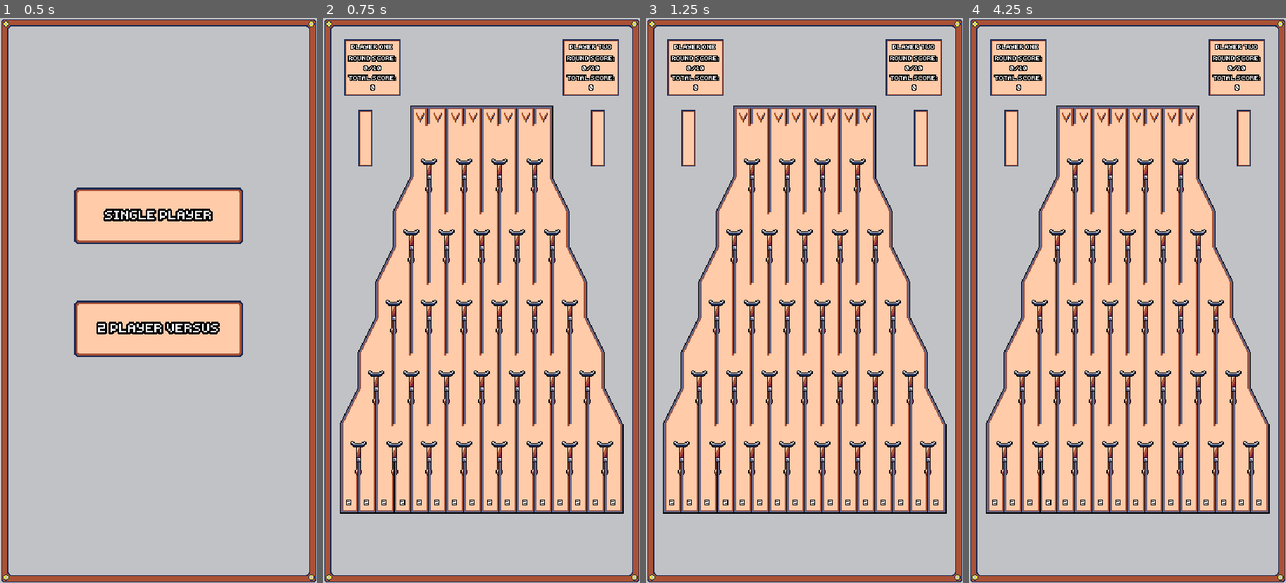
Above: before the commit, frames 1-4 (left to right).
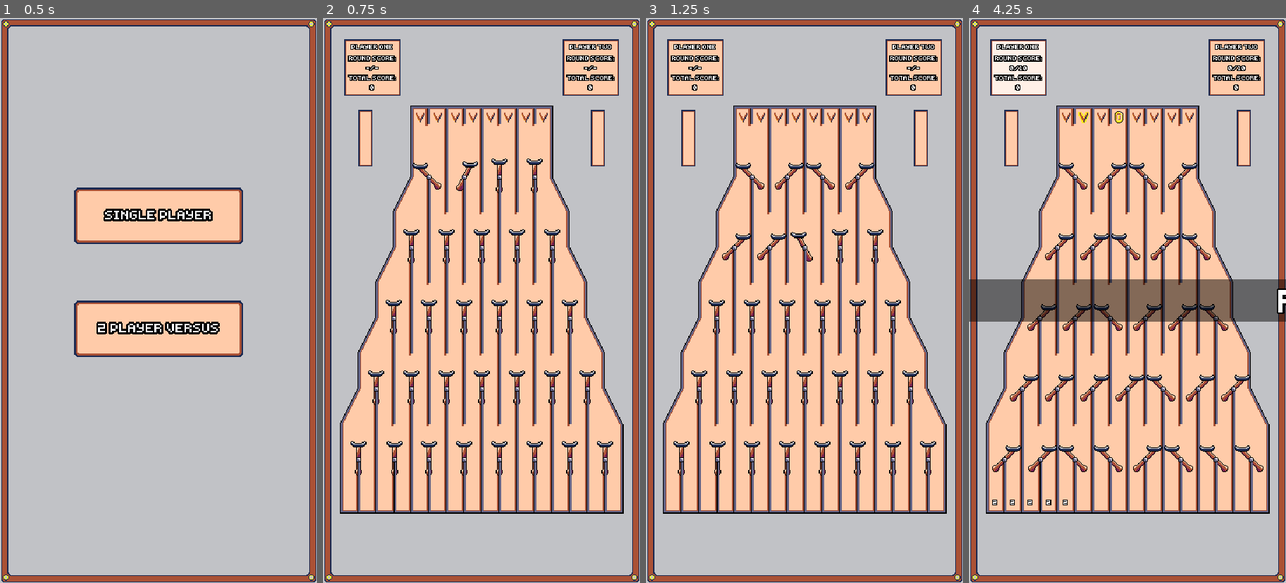
Above: after the commit, the same moments.

Repository: nico-bebop/Coin-Drop
Game: Godot game, scene res://menu/main_menu.tscn
Same seed, same stepped clock (60 frames per second), same inputs: the game is played once before the commit and once after it.
Inputs (mouse positions are in pixels of both pictures, inside the frame that each line leads up to):
- Up to frame 1 (0.5 s): no input
- Up to frame 2 (0.75 s): click "2 PLAYER VERSUS" at 0.5 s
- Up to frame 3 (1.25 s): no input
- Up to frame 4 (4.25 s): move the mouse to (1067, 119) at 1.27 s; click (1067, 119) at 1.35 s; move the mouse to (1083, 119) at 2.02 s; click (1083, 119) at 2.1 s; move the mouse to (1102, 119) at 2.77 s; click (1102, 119) at 2.85 s; move the mouse to (1117, 119) at 3.52 s; click (1117, 119) at 3.6 s

Frame 1 is identical in both runs. In frame 2, 0.7% of the frame differs, in the area x 7-93%, y 8-87%; in frame 3, 1.5%; in frame 4, 13%, in the area x 0-100%, y 4-87%.
Error before the commit: Invalid get index 'FLIP_TO_LEFT' (on base: 'Node (globals.gd)'). (res://board/moving_parts/switch.gd:15)

Commit message:
Points change animation + code reorganization

Diff:
--- a/board/board.gd
+++ b/board/board.gd
@@ -1,4 +1,6 @@
 extends Node2D
+
+const GameOver = preload("res://board/ui/game_over.tscn")
 
 signal board_ready
 
@@ -8,3 +10,10 @@
 		switch.set_random_position()
 		yield(switch.get("animation_player"), "animation_finished")
 	emit_signal("board_ready")
+
+
+func _on_TurnSystem_game_over(players):
+	var game_over = GameOver.instance()
+	add_child(game_over)
+	game_over.check_winner(players[0], players[1])
+	game_over.popup_centered()
--- a/board/board.tscn
+++ b/board/board.tscn
@@ -15,6 +15,7 @@
 [ext_resource path="res://assets/fonts/tinypixel.otf" type="DynamicFontData" id=13]
 [ext_resource path="res://board/ui/round_transition.gd" type="Script" id=14]
 [ext_resource path="res://board/moving_parts/coins.gd" type="Script" id=15]
+[ext_resource path="res://board/fixed_parts/bottom_slots.gd" type="Script" id=16]
 
 [sub_resource type="Animation" id=13]
 resource_name = "Highlight"
@@ -319,6 +320,7 @@
 
 [node name="BottomSlots" type="Node2D" parent="."]
 position = Vector2( 30, 547 )
+script = ExtResource( 16 )
 
 [node name="ScoreSlot1" parent="BottomSlots" instance=ExtResource( 6 )]
 scores = [ 2, 34, 9, 64 ]
@@ -434,9 +436,15 @@
 margin_right = 48.0
 
 [connection signal="board_ready" from="." to="Slots" method="_on_Board_board_ready"]
+[connection signal="board_ready" from="." to="BottomSlots" method="_on_Board_board_ready"]
 [connection signal="board_ready" from="." to="RoundTransition" method="_on_Board_board_ready"]
 [connection signal="board_ready" from="." to="TurnSystem" method="_on_Board_board_ready"]
+[connection signal="board_ready" from="." to="TurnSystem/Player1" method="_on_Board_board_ready"]
+[connection signal="board_ready" from="." to="TurnSystem/Player2" method="_on_Board_board_ready"]
 [connection signal="no_moving_coins" from="Coins" to="TurnSystem" method="_on_Coins_no_moving_coins"]
+[connection signal="game_over" from="TurnSystem" to="." method="_on_TurnSystem_game_over"]
+[connection signal="game_over" from="TurnSystem" to="Slots" method="_on_TurnSystem_game_over"]
+[connection signal="round_ended" from="TurnSystem" to="BottomSlots" method="_on_TurnSystem_round_ended"]
 [connection signal="round_ended" from="TurnSystem" to="RoundTransition" method="_on_TurnSystem_round_ended"]
 [connection signal="round_ended" from="TurnSystem" to="TurnSystem/Player1" method="_on_TurnSystem_round_ended"]
 [connection signal="round_ended" from="TurnSystem" to="TurnSystem/Player2" method="_on_TurnSystem_round_ended"]
--- /dev/null
+++ b/board/fixed_parts/bottom_slots.gd
@@ -0,0 +1,17 @@
+extends Node2D
+
+
+func _on_Board_board_ready():
+	update_slots_score(0)
+
+
+func _on_TurnSystem_round_ended(current_round):
+	update_slots_score(current_round)
+
+
+func update_slots_score(this_round):
+	if this_round < Globals.FINAL_ROUND:
+		for slot in get_children():
+			slot.set_score(slot.scores[this_round])
+			slot.get("animation_player").play("ScoreChange")
+			yield(slot.get("animation_player"), "animation_finished")
--- a/board/fixed_parts/score_slot.gd
+++ b/board/fixed_parts/score_slot.gd
@@ -1,11 +1,12 @@
 extends Area2D
 
-var slot_score = 0 setget set_score
 var current_player
 var current_round
+var slot_score = 0 setget set_score
 
 export(Array, int) var scores = [0, 0, 0, 0]
 
+onready var animation_player = $AnimationPlayer
 onready var label = $Label
 onready var coin_score_audio = $CoinScoreAudio
 onready var confetti_effect = $Confetti
@@ -22,11 +23,11 @@
 	set_score(scores[0])
 
 
-func _on_ScoreSlot_body_entered(body):
-	emit_signal("add_score", slot_score * body.get("multiplier"))
+func _on_ScoreSlot_body_entered(coin):
+	emit_signal("add_score", slot_score * coin.get("multiplier"))
 	coin_score_audio.play()
 	confetti_effect.emitting = true
-	body.queue_free()
+	coin.queue_free()
 
 
 func set_score(value):
--- a/board/fixed_parts/score_slot.tscn
+++ b/board/fixed_parts/score_slot.tscn
@@ -9,7 +9,64 @@
 [sub_resource type="RectangleShape2D" id=1]
 extents = Vector2( 3.5, 3.75 )
 
+[sub_resource type="Animation" id=3]
+length = 0.001
+tracks/0/type = "value"
+tracks/0/path = NodePath("Label:rect_position")
+tracks/0/interp = 1
+tracks/0/loop_wrap = true
+tracks/0/imported = false
+tracks/0/enabled = true
+tracks/0/keys = {
+"times": PoolRealArray( 0 ),
+"transitions": PoolRealArray( 1 ),
+"update": 0,
+"values": [ Vector2( -5, -2 ) ]
+}
+tracks/1/type = "value"
+tracks/1/path = NodePath(".:visible")
+tracks/1/interp = 1
+tracks/1/loop_wrap = true
+tracks/1/imported = false
+tracks/1/enabled = true
+tracks/1/keys = {
+"times": PoolRealArray( 0 ),
+"transitions": PoolRealArray( 1 ),
+"update": 1,
+"values": [ false ]
+}
+
+[sub_resource type="Animation" id=2]
+resource_name = "ScoreChange"
+length = 0.125
+step = 0.025
+tracks/0/type = "value"
+tracks/0/path = NodePath(".:visible")
+tracks/0/interp = 1
+tracks/0/loop_wrap = true
+tracks/0/imported = false
+tracks/0/enabled = true
+tracks/0/keys = {
+"times": PoolRealArray( 0, 0.025 ),
+"transitions": PoolRealArray( 1, 1 ),
+"update": 1,
+"values": [ false, true ]
+}
+tracks/1/type = "value"
+tracks/1/path = NodePath("Label:rect_position")
+tracks/1/interp = 1
+tracks/1/loop_wrap = true
+tracks/1/imported = false
+tracks/1/enabled = true
+tracks/1/keys = {
+"times": PoolRealArray( 0, 0.075, 0.125 ),
+"transitions": PoolRealArray( 1, 1, 1 ),
+"update": 0,
+"values": [ Vector2( -5, -2 ), Vector2( -5, -7 ), Vector2( -5, -2 ) ]
+}
+
 [node name="ScoreSlot" type="Area2D"]
+visible = false
 collision_layer = 0
 collision_mask = 8
 script = ExtResource( 2 )
@@ -37,4 +94,8 @@
 [node name="Confetti" parent="." instance=ExtResource( 4 )]
 position = Vector2( 0, 6 )
 
+[node name="AnimationPlayer" type="AnimationPlayer" parent="."]
+anims/RESET = SubResource( 3 )
+anims/ScoreChange = SubResource( 2 )
+
 [connection signal="body_entered" from="." to="." method="_on_ScoreSlot_body_entered"]
--- a/board/interactive_parts/slots.gd
+++ b/board/interactive_parts/slots.gd
@@ -4,13 +4,20 @@
 
 
 func _on_Board_board_ready():
-	animation_player.play("Highlight")
-	change_slots_state(true)
+	enable_slots()
 
 
 func _on_TurnSystem_turn_ready():
+	enable_slots()
+
+
+func _on_TurnSystem_game_over(_players):
+	change_slots_state(false)
+
+
+func enable_slots():
+	animation_player.play("Highlight")
 	change_slots_state(true)
-	animation_player.play("Highlight")
 
 
 func change_slots_state(value = false):
--- a/board/moving_parts/switch.gd
+++ b/board/moving_parts/switch.gd
@@ -10,20 +10,19 @@
 
 func set_random_position():
 	randomize()
-
 	if randi() % 2 == 0:
-		animation_player.play(Globals.FLIP_TO_LEFT, -1, 0.8)
+		animation_player.play(FLIP_TO_LEFT)
 	else:
-		animation_player.play(Globals.FLIP_TO_RIGHT, -1, 0.8)
+		animation_player.play(FLIP_TO_RIGHT)
 	animation_player.seek(0.2)
 
 
 func flip_contrary():
 	match orientation:
 		Globals.LEFT:
-			animation_player.play(Globals.FLIP_TO_RIGHT)
+			animation_player.play(FLIP_TO_RIGHT)
 		Globals.RIGHT:
-			animation_player.play(Globals.FLIP_TO_LEFT)
+			animation_player.play(FLIP_TO_LEFT)
 
 
 func _on_Bottom_body_entered(_body):
--- a/board/moving_parts/switch.tscn
+++ b/board/moving_parts/switch.tscn
@@ -218,7 +218,7 @@
 one_way_collision = true
 
 [node name="AnimationPlayer" type="AnimationPlayer" parent="."]
-playback_speed = 2.5
+playback_speed = 2.0
 anims/FlipToLeft = SubResource( 3 )
 anims/FlipToRight = SubResource( 4 )
 anims/RESET = SubResource( 5 )
--- a/board/ui/player.gd
+++ b/board/ui/player.gd
@@ -3,7 +3,7 @@
 export(String) var player_name
 
 const ROUND_SCORE = "ROUND SCORE:\n"
-const TOTAL_SCORE = "\nTOTAL SCORE:\n "
+const TOTAL_SCORE = "\nTOTAL SCORE:\n"
 
 var active setget set_active
 var total_score = 0
@@ -18,8 +18,11 @@
 
 func _ready():
 	$PlayerName.text = player_name
+	set_max_coin_meter()
+
+
+func _on_Board_board_ready():
 	set_label_text()
-	set_max_coin_meter()
 
 
 func update_score(value):
--- a/board/ui/player.tscn
+++ b/board/ui/player.tscn
@@ -74,7 +74,7 @@
 margin_bottom = 62.0
 custom_fonts/font = ExtResource( 3 )
 text = "ROUND SCORE:
-0/10
+-/-
 TOTAL SCORE:
 0"
 align = 1
--- a/board/ui/turn_system.gd
+++ b/board/ui/turn_system.gd
@@ -1,16 +1,13 @@
 extends Control
-
-const GameOver = preload("res://board/ui/game_over.tscn")
 
 var current_turn setget set_turn
 var current_round = 0 setget set_round
 var scores = [10, 40, 20, 80]
 
-onready var bottom_slots = $"../BottomSlots"
-onready var slots = $"../Slots"
 onready var player1 = $Player1
 onready var player2 = $Player2
 
+signal game_over(players)
 signal turn_ready
 signal round_ended(current_round)
 
@@ -30,7 +27,6 @@
 func check_change_round():
 	if (player1.required_score_met() || player2.required_score_met()) && current_turn == player2:
 		set_round(current_round + 1)
-		update_slots_score(current_round)
 		emit_signal("round_ended", current_round)
 
 
@@ -40,28 +36,13 @@
 	inactive_player.set_active(false)
 
 
-func update_slots_score(next_round):
-	if next_round < Globals.FINAL_ROUND:
-		for slot in bottom_slots.get_children():
-			slot.set_score(slot.scores[next_round])
-
-
 func _on_Coins_no_moving_coins():
 	check_change_round()
 	if current_round == Globals.FINAL_ROUND:
-		game_over()
+		emit_signal("game_over", [player1, player2])
 		return
-
 	set_current_player()
 	emit_signal("turn_ready")
-
-
-func game_over():
-	var game_over = GameOver.instance()
-	add_child(game_over)
-	game_over.check_winner(player1, player2)
-	game_over.popup_centered()
-	slots.change_slots_state(false)
 
 
 func set_turn(value):
Not shown: 1 places in board/board.tscn that only renumber resources
Not shown: 1 places in board/fixed_parts/score_slot.tscn that only renumber resources
